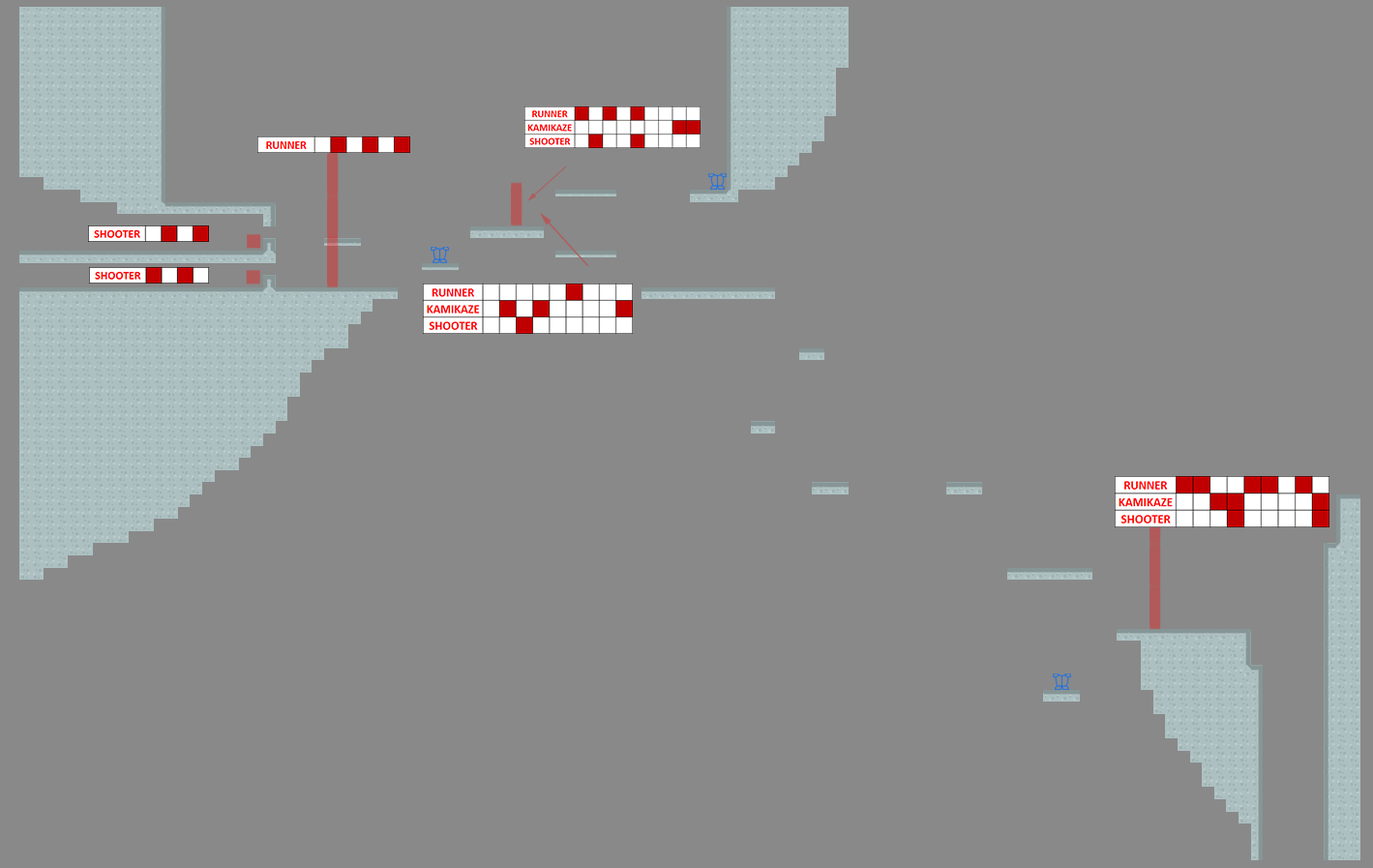
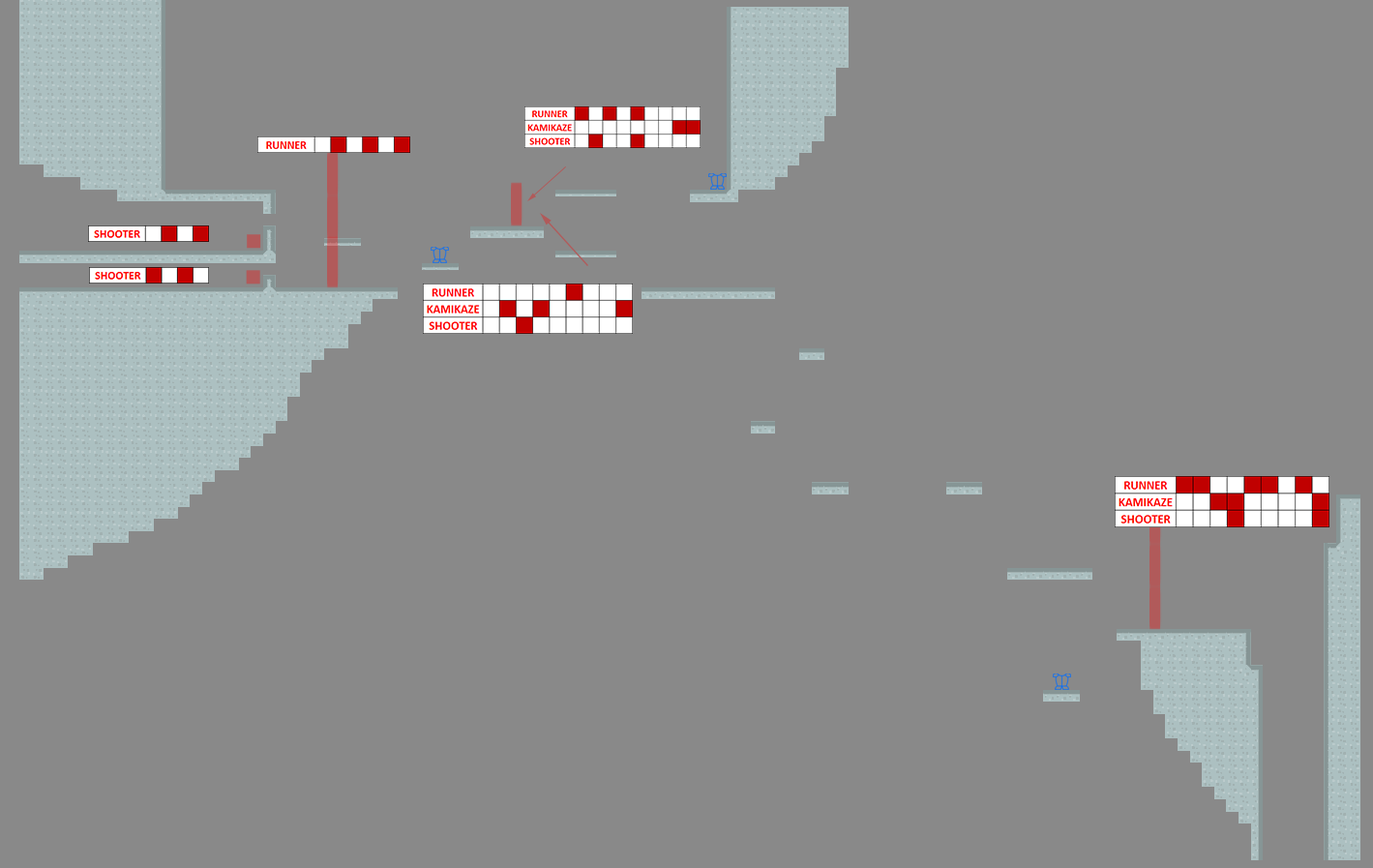
Before/after of a w=1373, h=868 layered artwork. What changed in the layer stack:
added layer "Calque 3" above "Calque 0" over [263,225,276,238]
painted on "Calque 0" over [19,0,276,249]
added layer "Fond" over [19,0,276,249]
